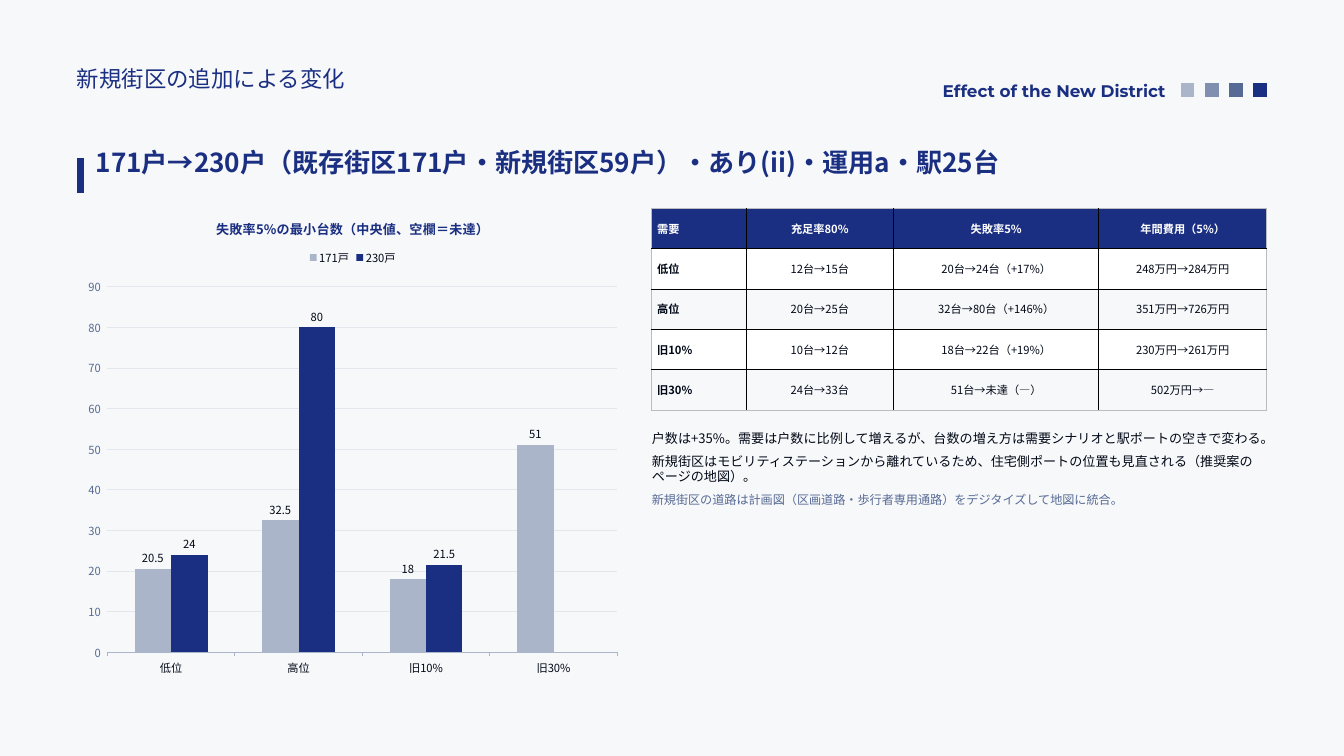
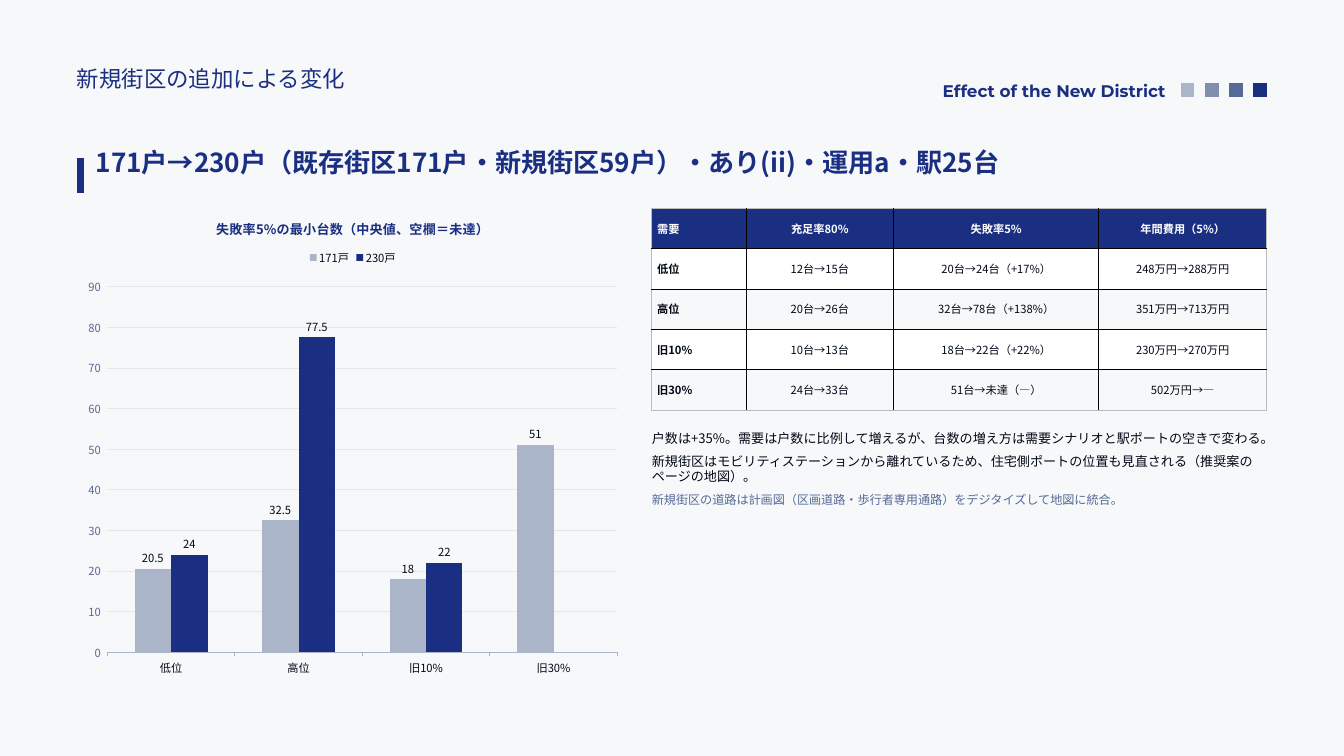
Before and after one commit to saigaeno-cmd/mikuri_sim, a slide deck: slide 4 of data/output/study/報告_モビリティシェア検討.pptx. Drawn at 1344x756 pixels with LibreOffice and Linux fonts; fonts in the diff are those of the drawing. Boxes give left, top, right and bottom in pixels: in the first picture for what was removed or moved away, otherwise in the second. Text is boxed around its words. In the diff, an @@ line names an element or a change of style, - is before the commit and + after.

```diff
--- a/data/output/study/報告_モビリティシェア検討.pptx
+++ b/data/output/study/報告_モビリティシェア検討.pptx
@@ column chart at box(77, 202, 628, 685) @@
@@ 230戸, 高位: 80 to 77.5 @@
@@ 230戸, 旧10%: 21.5 to 22 @@
@@ table at box(652, 208, 1267, 410) @@
-row 2, column 4: 248万円→284万円
+row 2, column 4: 248万円→288万円
-row 3: 高位 | 20台→25台 | 32台→80台（+146%） | 351万円→726万円
+row 3: 高位 | 20台→26台 | 32台→78台（+138%） | 351万円→713万円
-row 4: 旧10% | 10台→12台 | 18台→22台（+19%） | 230万円→261万円
+row 4: 旧10% | 10台→13台 | 18台→22台（+22%） | 230万円→270万円
```
Also in this commit, not shown: 21 other slides changed, 2 slides added, 7 other files.
